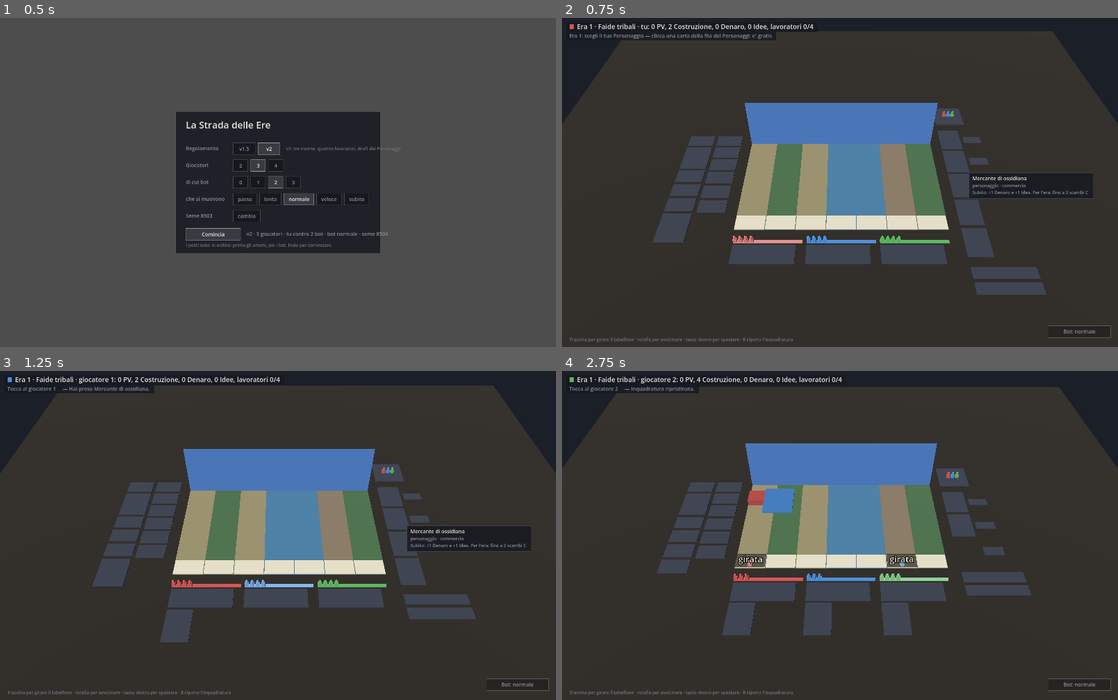
Above: before the commit, frames 1-4 (two rows, left to right).
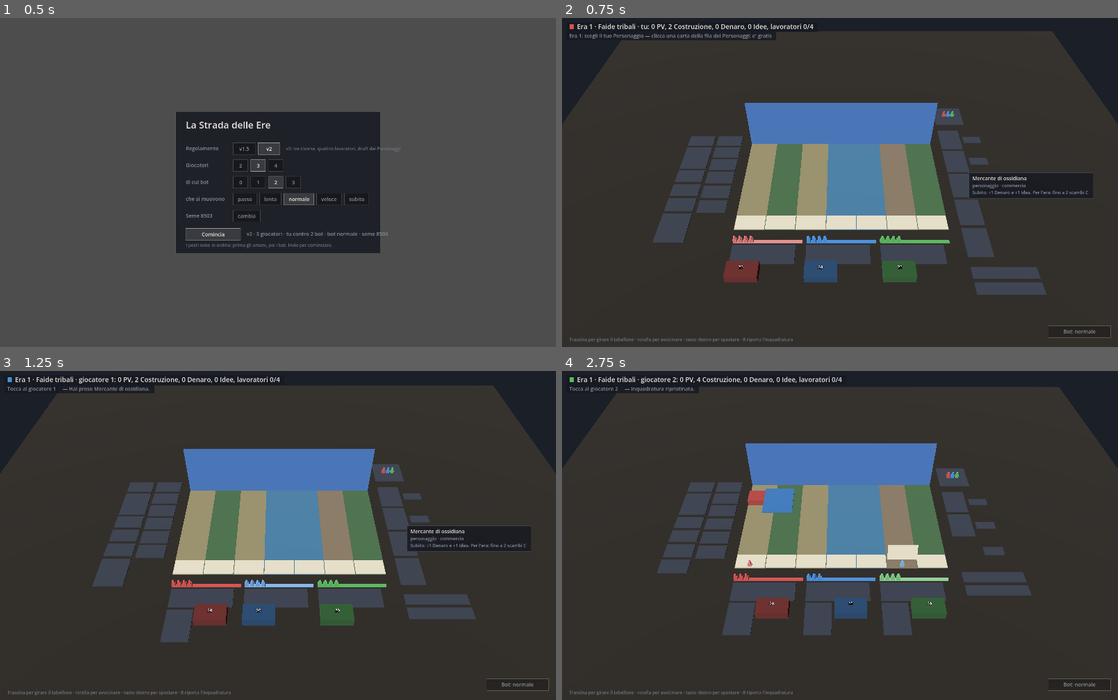
Above: after the commit, the same moments.

Repository: Tannoiser2/The-Street
Game: Godot game, scene res://scenes/gioca.tscn
Two runs of this game, one before a commit and one after it. Both use one fixed random seed, a clock stepped at 60 frames per second and the inputs below.
Inputs (mouse positions are in pixels of both pictures, inside the frame that each line leads up to):
- Up to frame 1 (0.5 s): no input
- Up to frame 2 (0.75 s): tap Enter at 0.5, 0.6 s; move the mouse to (962, 166) at 0.52 s; click (962, 166) at 0.67 s
- Up to frame 3 (1.25 s): tap Space at 0.77 s
- Up to frame 4 (2.75 s): tap Space at 1.25 s; drag from (728, 551) to (812, 601) at 1.27 s; move the mouse to (895, 463) at 2.02 s; tap R at 2.1 s; click (895, 463) at 2.17 s

Frame 1 is identical in both runs. In frame 2, 1.2% of the frame differs, in the area x 29-64%, y 73-81%; in frame 3, 1.2%; in frame 4, 1.7%, in the area x 31-70%, y 52-76%.

Commit message:
Vista: tessere della misura giusta, tessera dell'era che si capovolge in b/n, davanti al giocatore Personaggi, token, Eredita', Monumenti e il mazzetto rovine; al crollo le tessere volano dal mazzetto e i token al giocatore; classi nella barra (registro 139)
Co-Authored-By: Claude Opus 5.5 <noreply@anthropic.com>
Claude-Session: https://claude.ai/code/session_014QusJSVCrj3ZCjDYDQmZ2R

Diff:
--- a/scripts/rules/tessere_scavo.gd
+++ b/scripts/rules/tessere_scavo.gd
@@ -65,6 +65,15 @@
 		var carta: Dictionary = CardDB.characters.get(str(voce[0]), {})
 		meglio = maxi(meglio, int(carta.get("scavo", 6 - era)))
 	return meglio
+
+# Quante tessere restano nel mazzetto del giocatore: il mazzetto meno quelle
+# gia' posate sulle sue rovine (la vista ne disegna la pila).
+static func rimaste(gs: GameState, player: int) -> int:
+	if not attive(): return 0
+	var usate := 0
+	for b in gs.grid.buildings:
+		if b.owner == player: usate += quante(b)
+	return maxi(0, (CardDB.constants["tessere_scavo"]["mazzo"] as Array).size() - usate)
 
 static func costo(uid: String) -> int:
 	var c: Dictionary = CardDB.upgrades[uid]["cost"]
--- a/scripts/tools/test_view.gd
+++ b/scripts/tools/test_view.gd
@@ -2574,7 +2574,10 @@
 		if not g2.tessere_colonna.is_empty(): g2.tessere_colonna[fiume] = "te_sentiero_dei_pastori"
 		_ok("attivare il fiume lo gira", ctl.place_worker(fiume) and g2.tessere_usate[fiume])
 		vista.mostra(g2)
-		_eq("  e sul tavolo c'e' un velo", girate.call(), 1)
+		# Registro 139: niente velo ne' scritta, la tessera si capovolge in
+		# bianco e nero.
+		_eq("  e sul tavolo non c'e' il velo", girate.call(), 0)
+		_ok("  la tessera si capovolge", vista._girando.has(fiume))
 		_ok("  su quella colonna", vista.tessera_girata(fiume) and not vista.tessera_girata((fiume + 1) % g2.grid.n_cols))
 		var s := preload("res://scenes/gioca.tscn").instantiate()
 		add_child(s)
@@ -2945,15 +2948,10 @@
 	for c in mie:
 		if str(c["kind"]) == "mercato": edifici.append(str(c["id"]))
 		if str(c["kind"]) == "token": token.append(str(c["id"]))
-	_eq("davanti al giocatore solo la carta restituita", edifici, ["ed_capanne"])
+	# Registro 139: le carte crollate si mettono da parte, davanti al
+	# giocatore restano Personaggi, token, Eredita' e Monumenti.
+	_eq("davanti al giocatore nessuna carta edificio", edifici, [])
 	_eq("  e il token riscattato", token, [upg])
-	var misura_giusta := false
-	for c in BoardLayout3D.player_cards(gs, 0):
-		if int(c.get("player", -1)) == 0 and str(c["kind"]) == "mercato":
-			var a: AABB = c["aabb"]
-			var m := BoardLayout3D.misura_edificio("ed_capanne")
-			misura_giusta = absf(a.size.x - m.x) < 0.01 and absf(a.size.z - m.y) < 0.01
-	_ok("  a grandezza vera", misura_giusta)
 	var fila_ok := true
 	for c in BoardLayout3D.side_cards(gs):
 		if str(c["kind"]) == "potenziamento" and not c.has("player"):
@@ -3029,6 +3027,7 @@
 	if not FileAccess.file_exists("res://data/cards-v2.json"): return
 	var s = preload("res://scenes/gioca.tscn").instantiate()
 	add_child(s)
+	s.inizio.regolamento = 1          # la v2
 	s.inizio.giocatori = 3
 	s.inizio.bot = 2
 	s.inizio.velocita = s.inizio.VELOCITA.size() - 1
@@ -3096,6 +3095,20 @@
 		if not costruito: s._aggiorna()
 	s._aggiorna()
 	_ok("quando un edificio esce dal mercato la sua carta vola", not s.vista._in_volo.is_empty())
+	# Il crollo (registro 139): il mazzetto sta davanti al giocatore, e
+	# quando un edificio crolla le sue tessere volano dal mazzetto.
+	var mazzetti := 0
+	for c in BoardLayout3D.side_cards(gs, s._io()):
+		if str(c["kind"]) == "mazzetto": mazzetti += 1
+	_eq("un mazzetto rovine davanti a ogni giocatore", mazzetti, gs.n_players)
+	s.vista._scavo_in_volo.clear()
+	var vittima: Building = null
+	for b in gs.grid.buildings:
+		if b.state == Enums.BuildingState.INTATTO and not b.is_buried: vittima = b; break
+	if vittima != null:
+		vittima.state = Enums.BuildingState.ROVINA
+		s._aggiorna()
+		_ok("quando un edificio crolla le tessere volano dal mazzetto", s.vista._scavo_in_volo.has(vittima.uid))
 	remove_child(s)
 	s.queue_free()
 	CardDB.load_db(CardDB.DB_PATH)
--- a/scripts/view/board_layout_3d.gd
+++ b/scripts/view/board_layout_3d.gd
@@ -518,7 +518,9 @@
 	var d := b.profondita()
 	var cw := box.size.x / w
 	var cd := box.size.z / d
-	var margine := 0.06 * minf(cw, cd)
+	# Un filo appena, per vederle separate: con il 6% della casella le tessere
+	# e il terrapieno sembravano piu' stretti dell'edificio sopra (registro 139).
+	var margine := 0.4
 	for i in w:
 		for j in d:
 			out.append(AABB(Vector3(box.position.x + i * cw + margine, box.position.y,
@@ -1027,6 +1029,7 @@
 
 static func misura_carta(tipo: String) -> Vector2:
 	if grandezza_vera() and tipo in ["potenziamento", "token"]: return misura_token()
+	if tipo == "mazzetto": return Vector2(span_w(1), basetta_d())
 	var m: Vector2 = MISURE_CARTE.get(tipo, Vector2(CARTA, CARTA))
 	if e_v2() and MISURE_CARTE_V2.has(tipo): m = MISURE_CARTE_V2[tipo]
 	if not (tipo in CARTE_IN_PIEDI) or m.y <= 0.0: return m
@@ -1210,10 +1213,19 @@
 	# il mazzetto degli edifici: quelli in piedi stanno sulla mappa, e
 	# davanti a lui tornano solo le carte degli edifici crollati, a colori e
 	# a grandezza vera, piu' i token che ha riscattato.
+	# Registro 139, il designer: davanti al giocatore restano i Personaggi
+	# scelti, i token riscattati, l'Eredita' e i Monumenti; le carte degli
+	# edifici crollati si mettono da parte (le loro classi, per la
+	# Continuita', le dice la barra in alto).
 	if grandezza_vera():
-		for b in gs.grid.buildings:
-			if b.owner == player and TessereScavo.fuori(b):
-				out.append({"kind": "mercato", "id": str(b.data["id"]), "restituita": true})
+		# IL MAZZETTO ROVINE (registro 139) sta davanti al giocatore, primo
+		# della riga: da li' volano le tessere quando un suo edificio crolla.
+		out.append({"kind": "mazzetto", "id": str(player)})
+		for voce in p.personaggi_storia:
+			var cid := str(voce[0])
+			if visti.has(cid): continue
+			visti[cid] = true
+			out.append({"kind": "personaggio", "id": cid})
 		for u in p.potenziamenti_riscattati:
 			out.append({"kind": "token", "id": str(u)})
 		return out
--- a/scripts/view/board_view_3d.gd
+++ b/scripts/view/board_view_3d.gd
@@ -51,6 +51,15 @@
 var _fila_pot_prima: Dictionary = {}
 var _in_volo: Dictionary = {}
 var _token_in_volo: Dictionary = {}
+# Le tessere dell'era che si stanno capovolgendo, e quali erano usate prima.
+var _girando: Dictionary = {}
+var _usate_prima: Array = []
+# Il crollo (registro 139): le tessere volano dal mazzetto alla rovina, i
+# token dalla rovina al giocatore. Si ricorda chi era gia' rovina e dove
+# stavano i token.
+var _fuori_prima: Dictionary = {}
+var _token_prima: Dictionary = {}
+var _scavo_in_volo: Dictionary = {}
 # La carta che il giocatore trascina col dito o col mouse.
 var _fantasma: Node3D = null
 
@@ -85,6 +94,11 @@
 # ---- i voli -----------------------------------------------------------
 func _voli() -> void:
 	if _uid_prima.is_empty() and _mercato_prima.is_empty(): return
+	_voli_del_crollo()
+	if BoardLayout3D.cartoni() and TessereEra.attive() and _usate_prima.size() == gs.tessere_usate.size():
+		for c in gs.tessere_usate.size():
+			if bool(gs.tessere_usate[c]) and not bool(_usate_prima[c]) and not _girando.has(c):
+				_capovolgi(c)
 	for b in gs.grid.buildings:
 		if not _uid_prima.has(b.uid):
 			var id: String = str(b.data["id"])
@@ -129,7 +143,75 @@
 		fine.call()
 		if gs != null: mostra(gs, _evidenziata, evidenze))
 
+# La tessera dell'era si capovolge: la faccia a colori si alza e ruota fino a
+# mettersi di taglio, poi scende la faccia in bianco e nero.
+func _capovolgi(col: int) -> void:
+	if _effetti == null: return
+	_girando[col] = true
+	var te := BoardLayout3D.casella_era_box(col)
+	var centro := te.position + te.size / 2.0
+	var locale := AABB(-te.size / 2.0, te.size)
+	var su := Node3D.new()
+	_effetti.add_child(su)
+	_carta_stesa(locale, BoardLayout3D.tessera_era_path(gs, col, false), Color("#e9dfc4"), false, Color.WHITE, false, su)
+	su.position = centro
+	var giu := Node3D.new()
+	_effetti.add_child(giu)
+	_carta_stesa(locale, BoardLayout3D.tessera_era_path(gs, col, true), Color("#bdb7aa"), false, Color.WHITE, false, giu)
+	giu.position = centro + Vector3(0.0, 30.0, 0.0)
+	giu.rotation.x = -PI / 2.0
+	giu.visible = false
+	var t := create_tween()
+	t.tween_property(su, "position", centro + Vector3(0.0, 30.0, 0.0), 0.25)
+	t.parallel().tween_property(su, "rotation:x", PI / 2.0, 0.25)
+	t.tween_callback(func():
+		su.queue_free()
+		giu.visible = true)
+	t.tween_property(giu, "rotation:x", 0.0, 0.25)
+	t.parallel().tween_property(giu, "position", centro, 0.25)
+	t.finished.connect(func():
+		giu.queue_free()
+		_girando.erase(col)
+		if gs != null: mostra(gs, _evidenziata, evidenze))
+
+# Un edificio e' appena crollato: dal mazzetto del proprietario partono le sue
+# tessere coperte, una per casella; i token che portava volano davanti a lui.
+func _voli_del_crollo() -> void:
+	if not BoardLayout3D.grandezza_vera(): return
+	var laterali := BoardLayout3D.side_cards(gs, umano)
+	for b in gs.grid.buildings:
+		if not TessereScavo.fuori(b) or _fuori_prima.has(b.uid) or not _uid_prima.has(b.uid): continue
+		var mazzetto := AABB()
+		for c in laterali:
+			if str(c["kind"]) == "mazzetto" and int(c.get("player", -1)) == b.owner: mazzetto = c["aabb"]
+		var scatole := BoardLayout3D.tessere_scavo_box(gs, b)
+		if mazzetto.size != Vector3.ZERO and not scatole.is_empty():
+			var uid: int = b.uid
+			_scavo_in_volo[uid] = true
+			var tinta: Color = COLORI_GIOCATORE[b.owner % COLORI_GIOCATORE.size()].darkened(0.5)
+			var cima := AABB(mazzetto.position + Vector3(0.0, mazzetto.size.y, 0.0), Vector3(mazzetto.size.x, 1.0, mazzetto.size.z))
+			for t in scatole:
+				_vola(cima, t, BoardLayout3D.tessera_rovina_path({}, false), tinta, func(): _scavo_in_volo.erase(uid))
+		if _token_prima.has(b.uid):
+			var prima: Dictionary = _token_prima[b.uid]
+			var usati := {}
+			for k in (prima["ids"] as Array).size():
+				var u := str(prima["ids"][k])
+				for j in laterali.size():
+					var c: Dictionary = laterali[j]
+					if usati.has(j) or str(c["kind"]) != "token" or int(c.get("player", -1)) != b.owner or str(c["id"]) != u: continue
+					usati[j] = true
+					_vola(prima["boxes"][k], c["aabb"], BoardLayout3D.carta_path("token", u), Color(0.79, 0.64, 0.16), func(): pass)
+					break
+
 func _ricorda_per_i_voli() -> void:
+	_usate_prima = gs.tessere_usate.duplicate()
+	_fuori_prima.clear()
+	_token_prima.clear()
+	for b in gs.grid.buildings:
+		if TessereScavo.fuori(b): _fuori_prima[b.uid] = true
+		elif not b.upgrades.is_empty() and BoardLayout3D.grandezza_vera():
+			_token_prima[b.uid] = {"ids": b.upgrades.duplicate(), "boxes": BoardLayout3D.token_box(gs, b)}
 	_uid_prima.clear()
 	for b in gs.grid.buildings: _uid_prima[b.uid] = b.upgrades.size()
 	_mercato_prima.clear()
@@ -445,10 +527,12 @@
 		# da' piu' niente. A inizio era il motore la rigira e il velo sparisce.
 		# LA TESSERA DELL'ERA (v2, registro 121): nella casella davanti alla
 		# colonna. Girata, si vede in bianco e nero.
+		# Registro 139: niente velo e niente scritta "girata". La tessera usata
+		# si capovolge (animazione) e mostra la faccia in bianco e nero.
 		if BoardLayout3D.cartoni() and TessereEra.attive():
 			var te := BoardLayout3D.casella_era_box(c)
-			_carta_stesa(te, BoardLayout3D.tessera_era_path(gs, c, tessera_girata(c)), Color("#e9dfc4"))
-			if tessera_girata(c): _tessera_girata(c, te)
+			if not _girando.has(c):
+				_carta_stesa(te, BoardLayout3D.tessera_era_path(gs, c, tessera_girata(c)), Color("#e9dfc4"))
 		elif tessera_girata(c): _tessera_girata(c, box)
 		if c == _evidenziata:
 			var velo := _quad(Vector2(box.size.x, box.size.z),
@@ -596,6 +680,7 @@
 	for t in BoardLayout3D.terrapieni_spianato_box(gs, b):
 		_carta_stesa(t, BoardLayout3D.terrapiano_path(), TERRAPIENO, false, Color.WHITE, false)
 	var scatole := BoardLayout3D.tessere_scavo_box(gs, b)
+	if _scavo_in_volo.has(b.uid): return
 	for i in scatole.size():
 		var t: AABB = scatole[i]
 		# Il dorso "ROVINA" finche' e' coperta; scoperta, la sua faccia.
@@ -886,6 +971,16 @@
 		if str(c["kind"]) == "scheletro":
 			_gettone(BoardLayout3D.scheletro_nel_ventaglio(r), int(str(c["id"])))
 			continue
+		# Il mazzetto rovine: una pila alta quante tessere restano, col dorso.
+		if str(c["kind"]) == "mazzetto":
+			var chi := int(str(c["id"]))
+			var rimaste := TessereScavo.rimaste(gs, chi)
+			var pila := AABB(r.position, Vector3(r.size.x, maxf(1.0, rimaste * 0.9), r.size.z))
+			_carta_stesa(pila, BoardLayout3D.tessera_rovina_path({}, false),
+				COLORI_GIOCATORE[chi % COLORI_GIOCATORE.size()].darkened(0.5), false, Color.WHITE, false)
+			_scritta(Vector3(pila.position.x + pila.size.x / 2.0, pila.end.y + 6.0, pila.position.z + pila.size.z / 2.0),
+				str(rimaste), 0.12, Color.WHITE)
+			continue
 		var percorso := BoardLayout3D.carta_path(str(c["kind"]), str(c["id"]))
 		var sfondo := CARTA_SFONDO
 		if percorso != "" and ResourceLoader.exists(percorso): sfondo = Color("#1d1b17")
--- a/scripts/view/gioca.gd
+++ b/scripts/view/gioca.gd
@@ -510,6 +510,13 @@
 			out.append(str(po["name"]))
 			out.append("potenziamento · %s" % po["family"])
 			if str(po.get("effect_text", "")) != "": out.append(str(po["effect_text"]))
+		"mazzetto":
+			out.append("Mazzetto rovine del giocatore %s" % id)
+			out.append("%d tessere scavo ancora da pescare" % TessereScavo.rimaste(ctl.gs, int(id)))
+		"token":
+			var tk: Dictionary = CardDB.upgrades[id]
+			out.append(str(tk["name"]))
+			out.append("token riscattato · %s" % tk["family"] + (" · Scavo %d" % int(tk["scavo"]) if tk.has("scavo") else ""))
 		"scheletro":
 			var era := int(id)
 			out.append("Scheletro")
@@ -901,6 +908,14 @@
 	var testa := "Era %d · %s · %s: %d PV, %s, lavoratori %d/%d" % [
 		gs.era, str(gs.current_event.get("name", "nessun evento")), chi,
 		p.vp, risorse, p.workers_used, p.workers]
+	# Le classi per la Continuita' (registro 139): edifici in piedi e carte
+	# restituite, contati per classe, al posto del mazzetto davanti al
+	# giocatore.
+	if TessereScavo.carte_restituite() and CardDB.constants.has("continuita_collezione"):
+		var classi := Scoring.classi_di(gs, v)
+		var pezzi := PackedStringArray()
+		for c in classi: pezzi.append("%s %d" % [str(c).capitalize(), int(classi[c])])
+		if not pezzi.is_empty(): testa += " · classi: " + ", ".join(pezzi)
 	# I token riscattati dalle proprie rovine (registro 131), col loro valore
 	# di fine partita.
 	if not p.potenziamenti_riscattati.is_empty():
Not shown, changed: docs/domande-aperte.md
